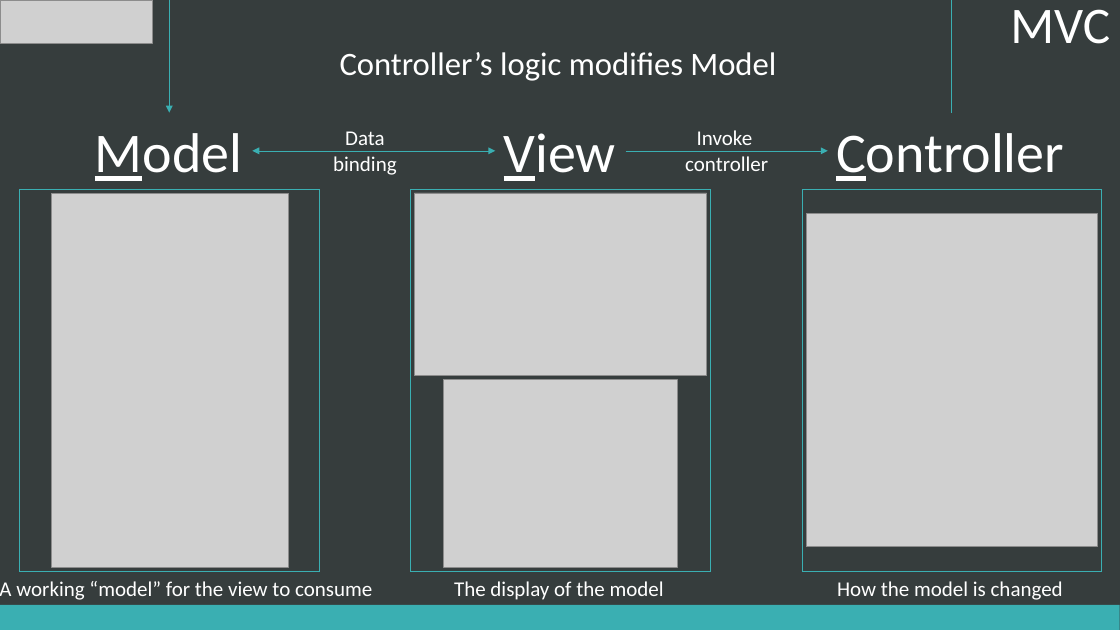
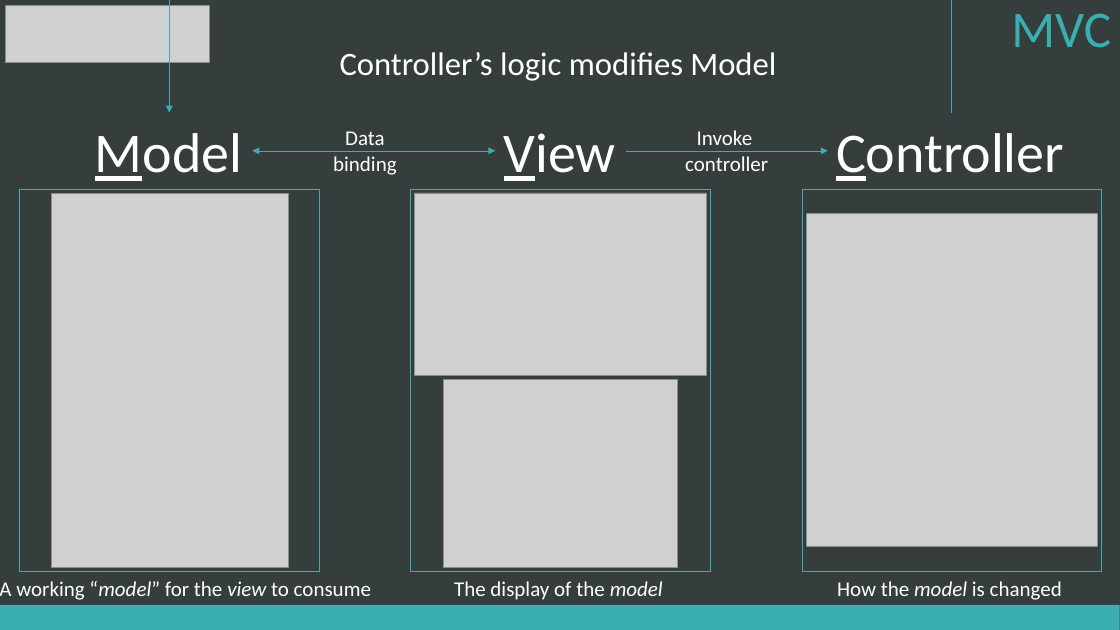
Before and after one commit to chcaru/workshop, a slide deck: slide 6 of workshop2/presentation.pptx (slide 3 before the commit). Drawn at 1120x630 pixels with LibreOffice and Linux fonts; fonts in the diff are those of the drawing; grey boxes stand for pictures. Boxes give left, top, right and bottom in pixels: in the first picture for what was removed or moved away, otherwise in the second. Text is boxed around its words. In the diff, an @@ line names an element or a change of style, - is before the commit and + after.

```diff
--- a/workshop2/presentation.pptx
+++ b/workshop2/presentation.pptx
@@ picture: place and size @@
-picture at <box>0,0,153,43</box>
+picture at <box>6,5,209,62</box>
@@ text "MVC" at <box>1011,14,1111,47</box>: text colour #FFFFFF to #3AAFB2 @@
@@ text "A working “model” for the ..." at <box>0,581,371,600</box>: italic on in "“model” view" @@
@@ text "The display of the model" at <box>454,581,663,600</box>: italic on in "model" @@
@@ text "How the model is changed" at <box>837,581,1062,600</box>: italic on in "model" @@
```
Also in this commit, not shown: 3 other slides changed, 10 slides added, 6 other files.
